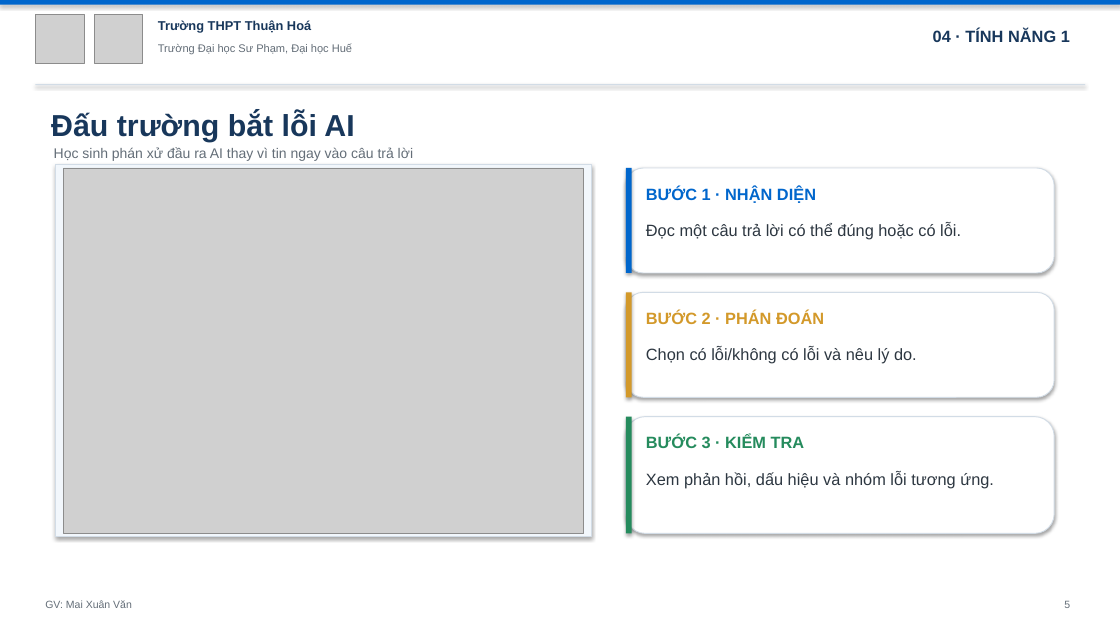
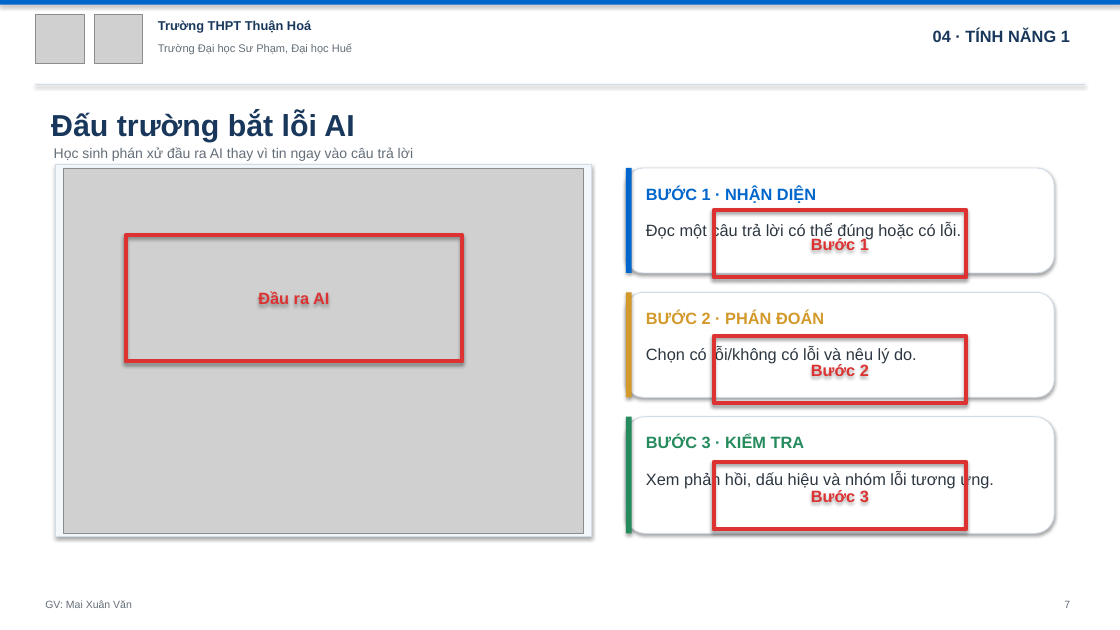
Before and after one commit to mxuanvan02/ainatomy, a slide deck: slide 7 of template_thuanhoa.pptx (slide 5 before the commit). Drawn at 1120x630 pixels with LibreOffice and Linux fonts; fonts in the diff are those of the drawing; grey boxes stand for pictures. Boxes give left, top, right and bottom in pixels: in the first picture for what was removed or moved away, otherwise in the second. Text is boxed around its words. In the diff, an @@ line names an element or a change of style, - is before the commit and + after.

```diff
--- a/template_thuanhoa.pptx
+++ b/template_thuanhoa.pptx
@@ rectangle added at (126, 235, 462, 361), outline #DC3232 4 pt, 14 pt, text #DC3232, bold @@
+Đầu ra AI
@@ rectangle added at (714, 210, 966, 277), outline #DC3232 4 pt, 14 pt, text #DC3232, bold @@
+Bước 1
@@ rectangle added at (714, 336, 966, 403), outline #DC3232 4 pt, 14 pt, text #DC3232, bold @@
+Bước 2
@@ rectangle added at (714, 462, 966, 529), outline #DC3232 4 pt, 14 pt, text #DC3232, bold @@
+Bước 3
@@ text at (1064, 601, 1070, 608): text changed @@
-5
+7
```
Also in this commit, not shown: 11 other slides changed, 2 slides added, 3 other files.
